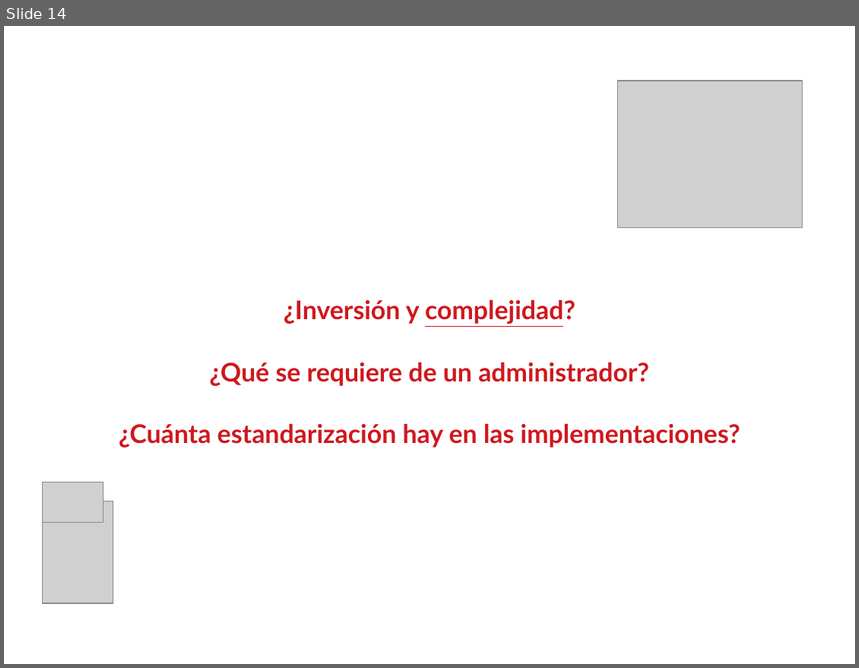
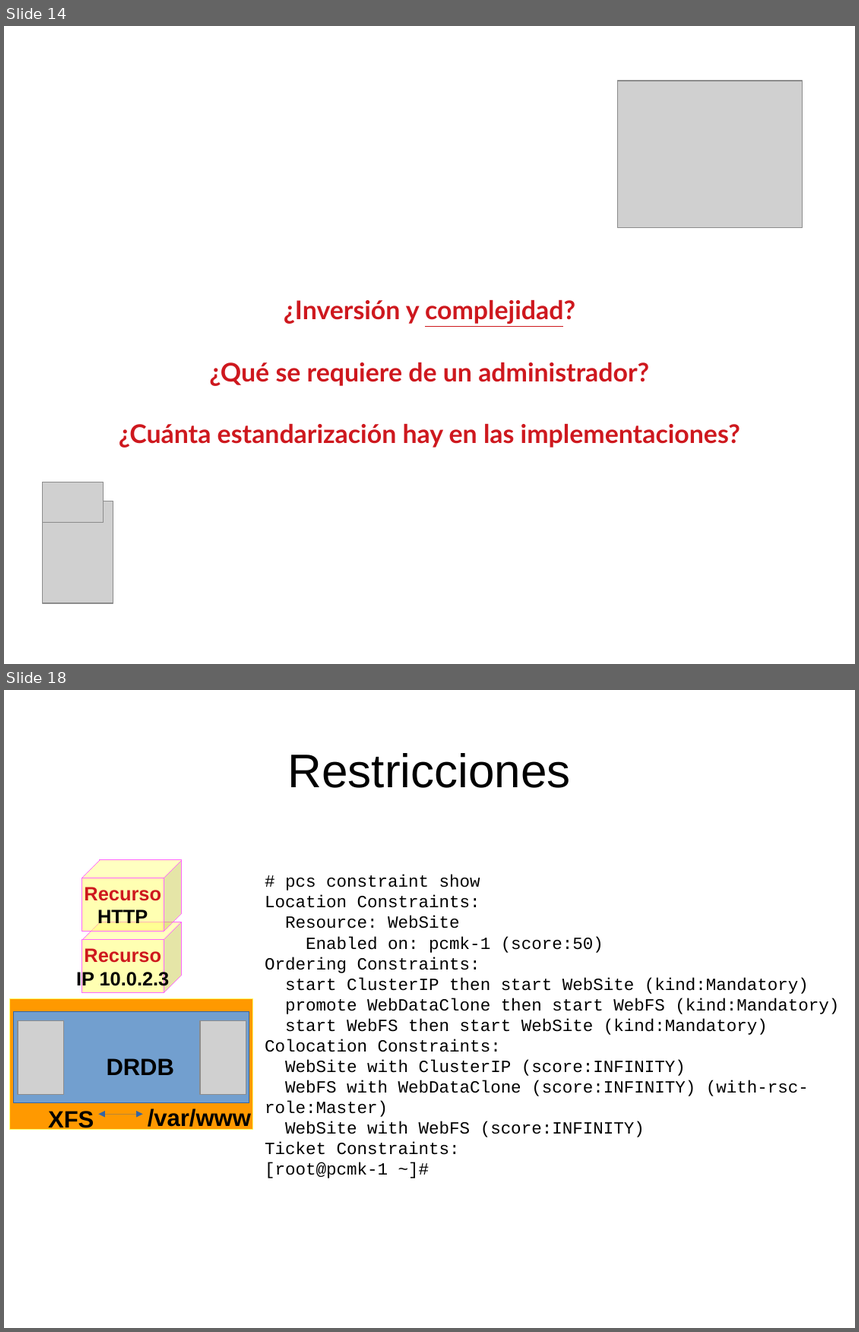
Before and after one commit to niniadcobre/asa, a slide deck: clases/cluster.odp. Shown one above the other, each under a label of ours: slide 14 before the commit, slides 14 and 18 after it; the slides between them are not shown. The pictures are 859x668 and 859x1332 pixels, drawn with LibreOffice and Linux fonts; fonts in the diff are those of the drawing; grey boxes stand for pictures. Boxes give left, top, right and bottom in pixels: in the first picture for what was removed or moved away, otherwise in the second. Text is boxed around its words. In the diff, an @@ line names an element or a change of style, - is before the commit and + after.

Commit message:
explicacion restricciones

```diff
--- a/clases/cluster.odp
+++ b/clases/cluster.odp
@@ slide 18 added at <box>4,690,855,1328</box>, background #FFFFFF @@
@@ title added at <box>287,753,570,788</box>, 44 pt, text #000000 @@
+Restricciones
@@ cube added at <box>82,860,182,931</box>, fill #FFFF66 at 50% opacity, outline #FF66FF 0 pt, 18 pt, text #CE181E, bold @@
+Recurso
+HTTP
@@ text added at <box>265,875,839,1179</box>, 16 pt, text #000000 @@
+# pcs constraint show
+Location Constraints:
+Resource: WebSite
+Enabled on: pcmk-1 (score:50)
+Ordering Constraints:
+start ClusterIP then start WebSite (kind:Mandatory)
+promote WebDataClone then start WebFS (kind:Mandatory)
+start WebFS then start WebSite (kind:Mandatory)
+Colocation Constraints:
+WebSite with ClusterIP (score:INFINITY)
+WebFS with WebDataClone (score:INFINITY) (with-rsc-role:Master)
+WebSite with WebFS (score:INFINITY)
+Ticket Constraints:
+[root@pcmk-1 ~]#
@@ cube added at <box>82,923,182,993</box>, fill #FFFF66 at 50% opacity, outline #FF66FF 0 pt, 18 pt, text #000000, bold @@
+Recurso
+IP 10.0.2.3
@@ rectangle added at <box>10,999,253,1129</box>, fill #FF9900, outline #FFFF66 0 pt @@
@@ rectangle added at <box>14,1012,249,1103</box>, fill #729FCF, outline #3465A4 0 pt @@
@@ picture added at <box>18,1021,64,1095</box> @@
@@ picture added at <box>200,1021,246,1095</box> @@
@@ text added at <box>107,1059,175,1075</box>, 22 pt, text #000000, bold @@
+DRDB
@@ text added at <box>48,1111,94,1133</box>, 22 pt, text #000000, bold @@
+XFS
@@ double arrow added from (98, 1114) to (143, 1114), #3465A4 0 pt @@
@@ text added at <box>148,1109,251,1131</box>, 22 pt, text #000000, bold @@
+/var/www
```
Also in this commit, not shown: 6 other slides added.
